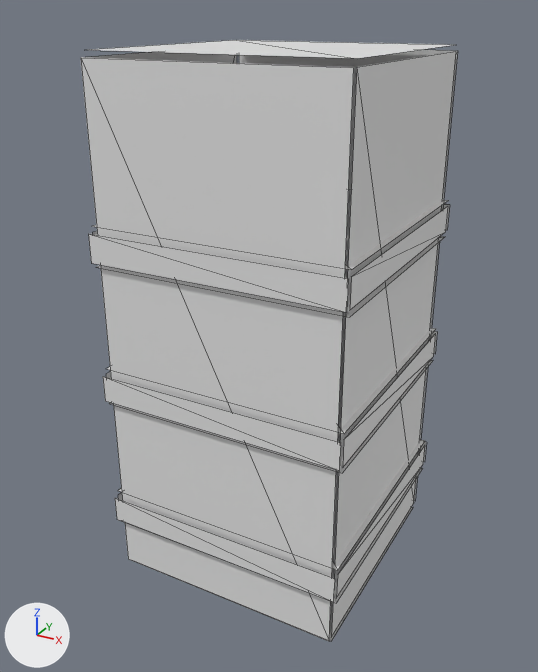
The OBJ model tools/armor_src/models/entity/bellows/legs_leg_l.obj as it was, and as the next commit left it.
Rendered twice from a camera (50 mm lens) standing at (0.496, -0.71, 0.779) and looking at (0.146, -0.072, 0.46). Every picture has the same lights, and +X, +Y and +Z are marked at lower left. The first picture is the older version. Mesh edges are drawn as thin lines. Where no turn or scale is listed for an object, it has been applied to the vertices.

Names of what the first picture shows: 'legs_leg_l'.
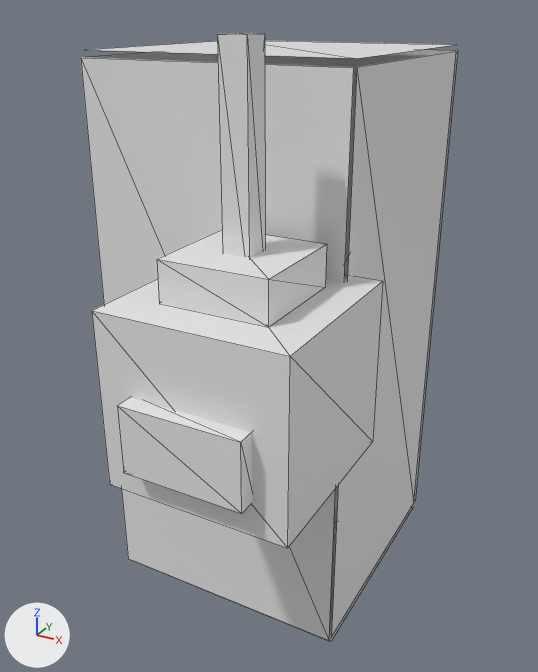
Boxes (x1, y1, x2, y2) around the edits, measured in the pictures (538 x 672 px):
'legs_leg_l', reshaped
    before: (81, 40, 458, 641)
    after: (81, 33, 458, 641)
part 1 of me_legs_leg_l, added
    after: (217, 33, 265, 258)
part 2 of me_legs_leg_l, added
    after: (92, 275, 383, 548)
part 3 of me_legs_leg_l, added
    after: (118, 397, 252, 514)
part 4 of me_legs_leg_l, deleted
    before: (93, 189, 450, 603)
part 5 of me_legs_leg_l, built on
    before: (88, 234, 349, 313)
    after: (157, 230, 327, 327)

The edits, one by one:
me_legs_leg_l is used by ob_legs_leg_l; location (0.0, 0.0, 0.0).
me_legs_leg_l had 96 vertices, 48 faces and spanned x -0.022..0.266, y -0.15..0.15, z 0.144..0.744.
me_legs_leg_l now has 60 vertices, 60 faces and spans x -0.016..0.287, y -0.316..0.144, z 0.144..0.762.
me_legs_leg_l part 1: a new loose piece, a box spanning x 0.188..0.213, y -0.225..-0.2, z 0.562..0.762.
me_legs_leg_l part 2: a new loose piece, a box spanning x 0.112..0.287, y -0.3..-0.125, z 0.4..0.562.
me_legs_leg_l part 3: a new loose piece, a box spanning x 0.144..0.256, y -0.316..-0.297, z 0.431..0.494.
me_legs_leg_l part 4: 17 loose pieces with 68 vertices, spanning x -0.022..0.266, y -0.15..0.15, z 0.206..0.575, are deleted.
Part 5, on me_legs_leg_l:
4 vertices are removed from x -0.022..0.266, y -0.15, z 0.538..0.569.
2 faces are deleted.
6 vertices are added at (0.15, -0.262, 0.6), (0.15, -0.262, 0.562), (0.15, -0.162, 0.562), (0.15, -0.162, 0.6), (0.15, -0.262, 0.556), (0.15, -0.162, 0.556).
6 new vertices lie (0.1, 0.0, 0.0) away from vertices in x 0.15, y -0.262..-0.162, z 0.556..0.6.
12 new faces join them.
